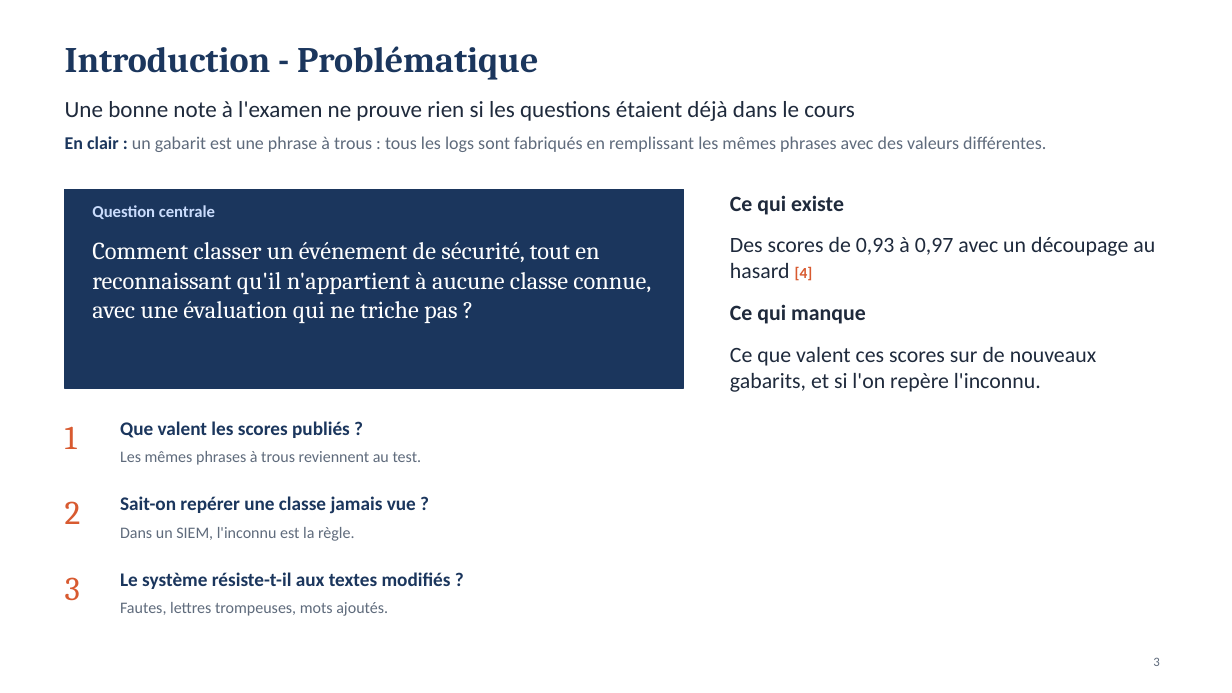
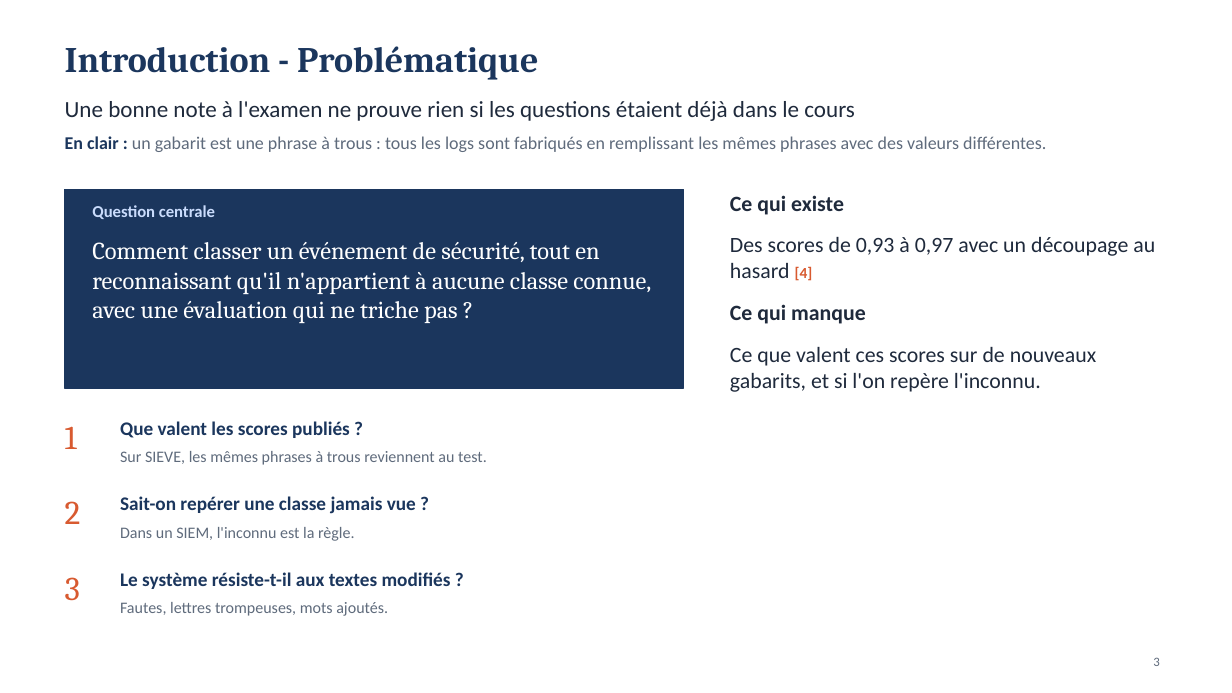
Before and after one commit to MADENIYOU/siem-open-world-log-classification, a slide deck: slide 3 of presentation/Soutenance_SIEM_monde_ouvert.pptx. Drawn at 1232x693 pixels with LibreOffice and Linux fonts; fonts in the diff are those of the drawing. Boxes give left, top, right and bottom in pixels: in the first picture for what was removed or moved away, otherwise in the second. Text is boxed around its words. In the diff, an @@ line names an element or a change of style, - is before the commit and + after.

```diff
--- a/presentation/Soutenance_SIEM_monde_ouvert.pptx
+++ b/presentation/Soutenance_SIEM_monde_ouvert.pptx
@@ text at (120, 451, 487, 465): text changed @@
-Les mêmes phrases à trous reviennent au test.
+Sur SIEVE, les mêmes phrases à trous reviennent au test.
```
Also in this commit, not shown: 10 other slides changed, 2 other files.
